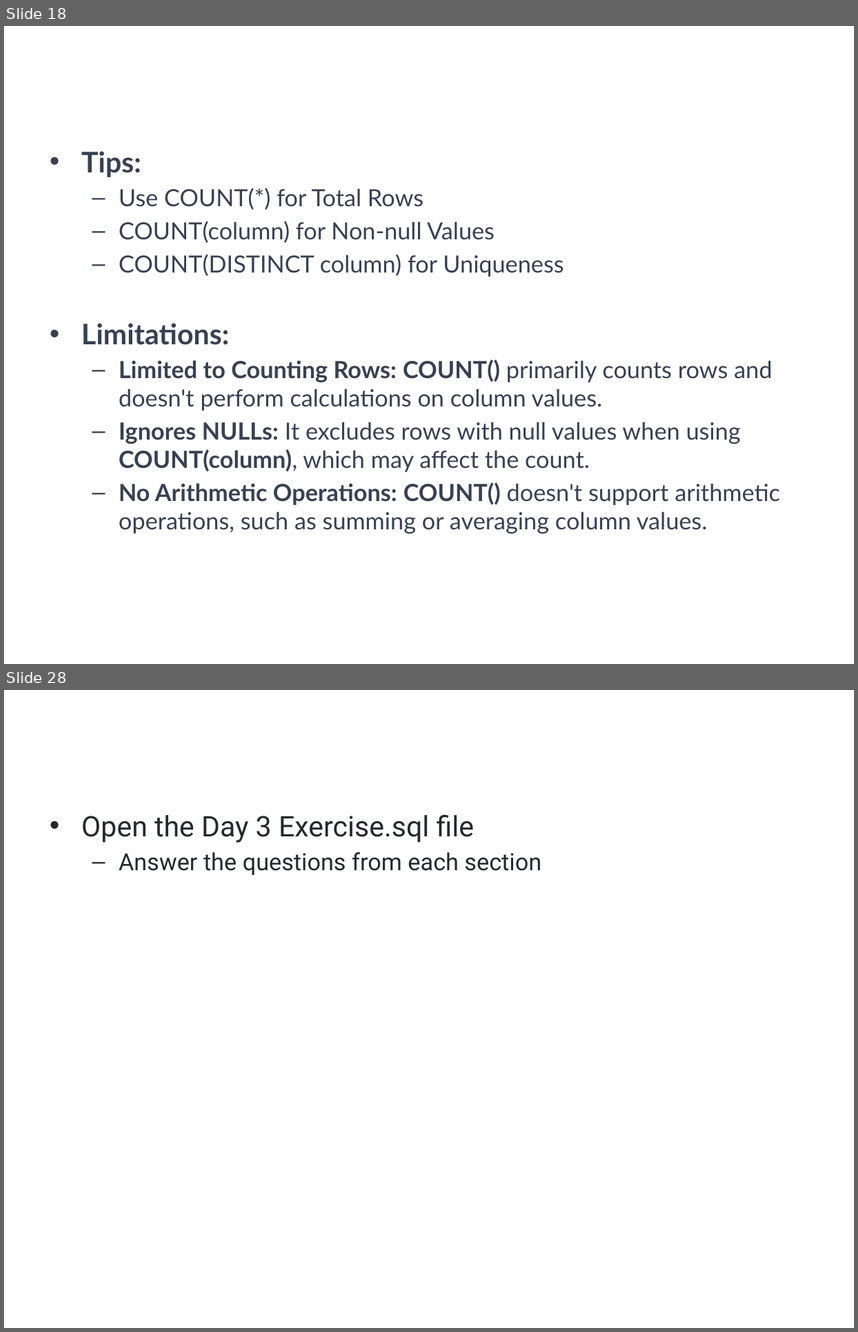
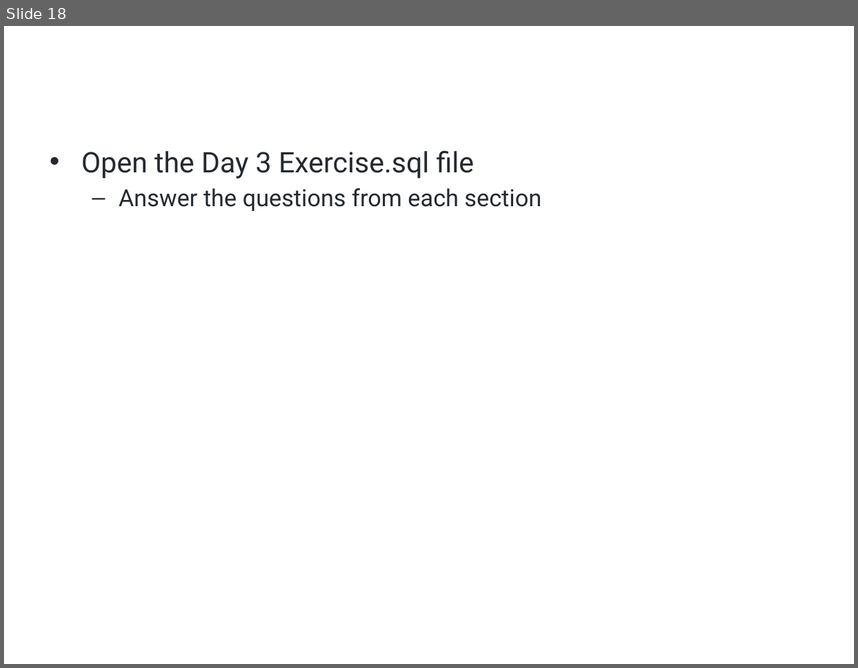
Before and after one commit to a099954/ABC-Program, a slide deck: SQL/Day 3 Aggregates/Aggregates.pptx. Shown one above the other, each under a label of ours: slides 18 and 28 before the commit, slide 18 after it; the slides between them are not shown. The pictures are 858x1332 and 858x668 pixels, drawn with LibreOffice and Linux fonts; fonts in the diff are those of the drawing; background and template pictures are left out. Boxes give left, top, right and bottom in pixels: in the first picture for what was removed or moved away, otherwise in the second. Text is boxed around its words. In the diff, an @@ line names an element or a change of style, - is before the commit and + after.

```diff
--- a/SQL/Day 3 Aggregates/Aggregates.pptx
+++ b/SQL/Day 3 Aggregates/Aggregates.pptx
@@ slide 18 removed at <box>4,26,854,664</box>, background #FFFFFF @@
@@ text removed at <box>81,151,780,534</box> @@
-• Tips:
-  – Use COUNT(*) for Total Rows
-  – COUNT(column) for Non-null Values
-  – COUNT(DISTINCT column) for Uniqueness
-• Limitations:
-  – Limited to Counting Rows: COUNT() primarily counts rows and doesn't perform calculations on column values.
-  – Ignores NULLs: It excludes rows with null values when using COUNT(column), which may affect the count.
-  – No Arithmetic Operations: COUNT() doesn't support arithmetic operations, such as summing or averaging column values.
@@ title removed at <box>119,422,741,471</box> @@
-Using Count and COUNT(DISTINCT)
@@ what was slide 28 is now slide 18 @@
```
Also in this commit, not shown: 13 slides changed, 4 slides added, 13 other slides removed, 7 other files.
